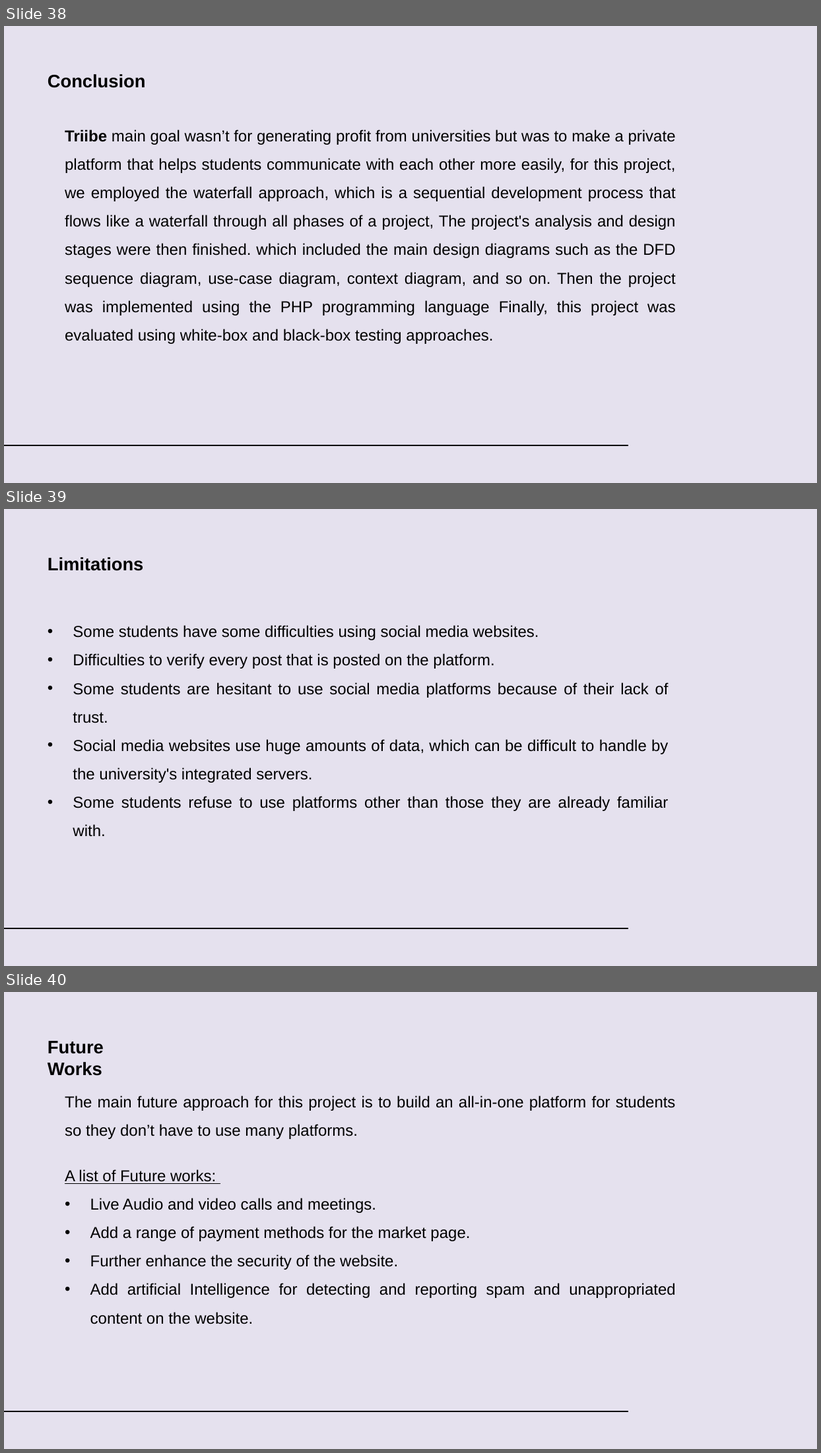
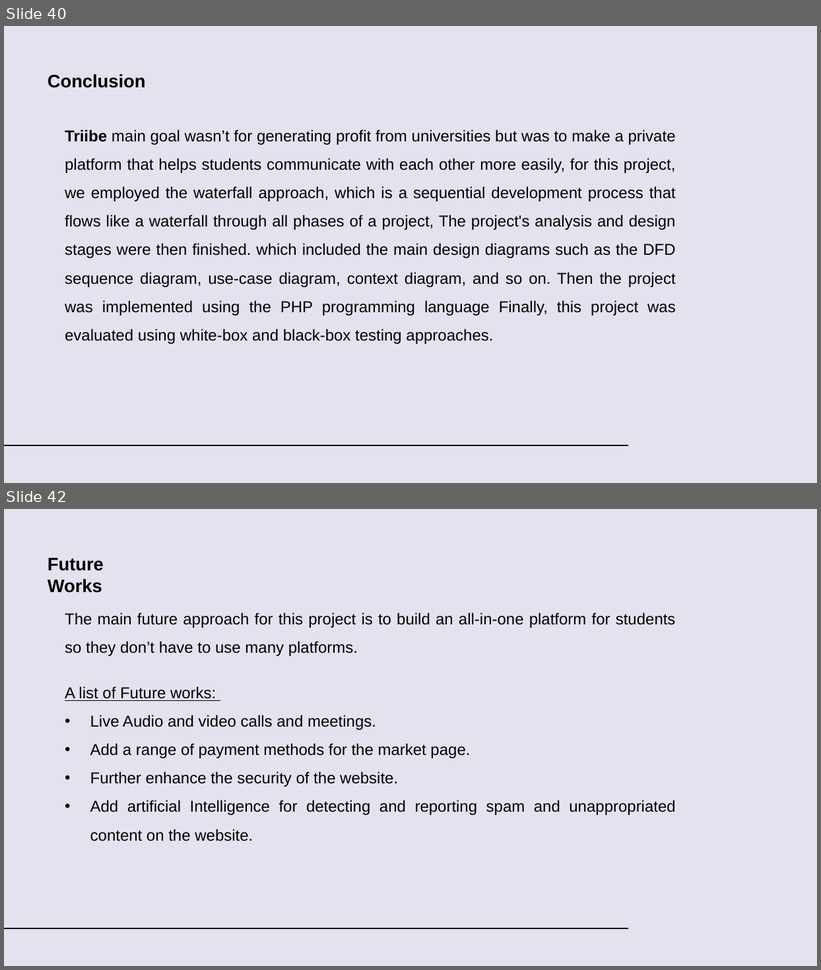
Before and after one commit to RadwanSusan/Triibe, a slide deck: Doc/Doc Files/Triibe.pptx. Shown one above the other, each under a label of ours: slides 38, 39 and 40 before the commit, slides 40 and 42 after it; the slides between them are not shown. The pictures are 821x1453 and 821x970 pixels, drawn with LibreOffice and Linux fonts; fonts in the diff are those of the drawing. Boxes give left, top, right and bottom in pixels: in the first picture for what was removed or moved away, otherwise in the second. Text is boxed around its words. In the diff, an @@ line names an element or a change of style, - is before the commit and + after.

Commit message:
Doc Update

```diff
--- a/Doc/Doc Files/Triibe.pptx
+++ b/Doc/Doc Files/Triibe.pptx
@@ slide 39 removed at [4, 509, 817, 966], background #E5E1EE; not listed: 1 template element that a slide beside it also shows @@
@@ text removed at [48, 557, 143, 571] @@
-Limitations
@@ text removed at [73, 625, 669, 836] @@
-• Some students have some difficulties using social media websites.
-• Difficulties to verify every post that is posted on the platform.
-• Some students are hesitant to use social media platforms because of their lack of trust.
-• Social media websites use huge amounts of data, which can be difficult to handle by the university's integrated servers.
-• Some students refuse to use platforms other than those they are already familiar with.
@@ what was slide 38 is now slide 40 @@
@@ what was slide 40 is now slide 42 @@
```
Also in this commit, not shown: 1 slide changed, 1 slide added.
